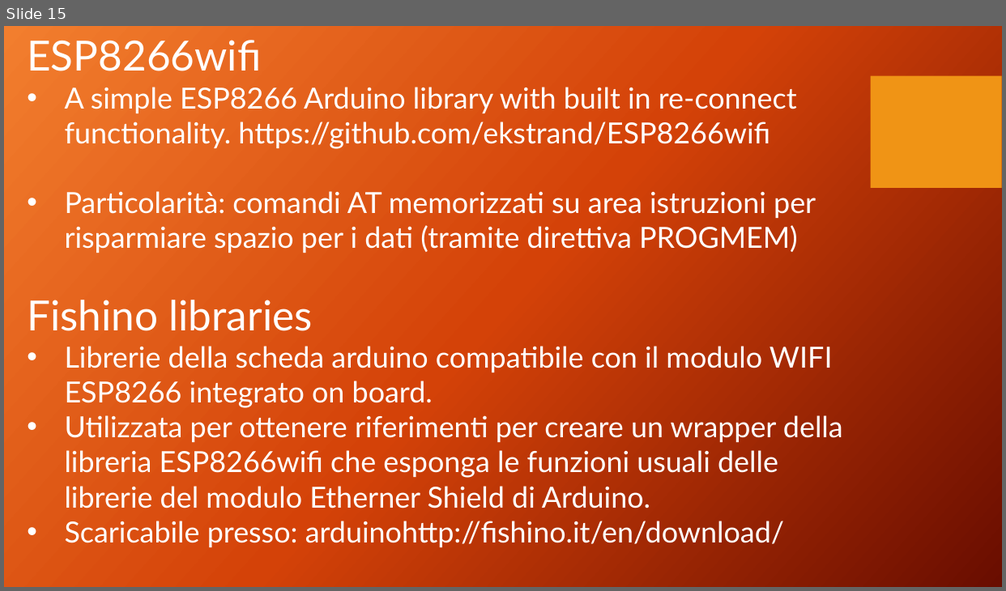
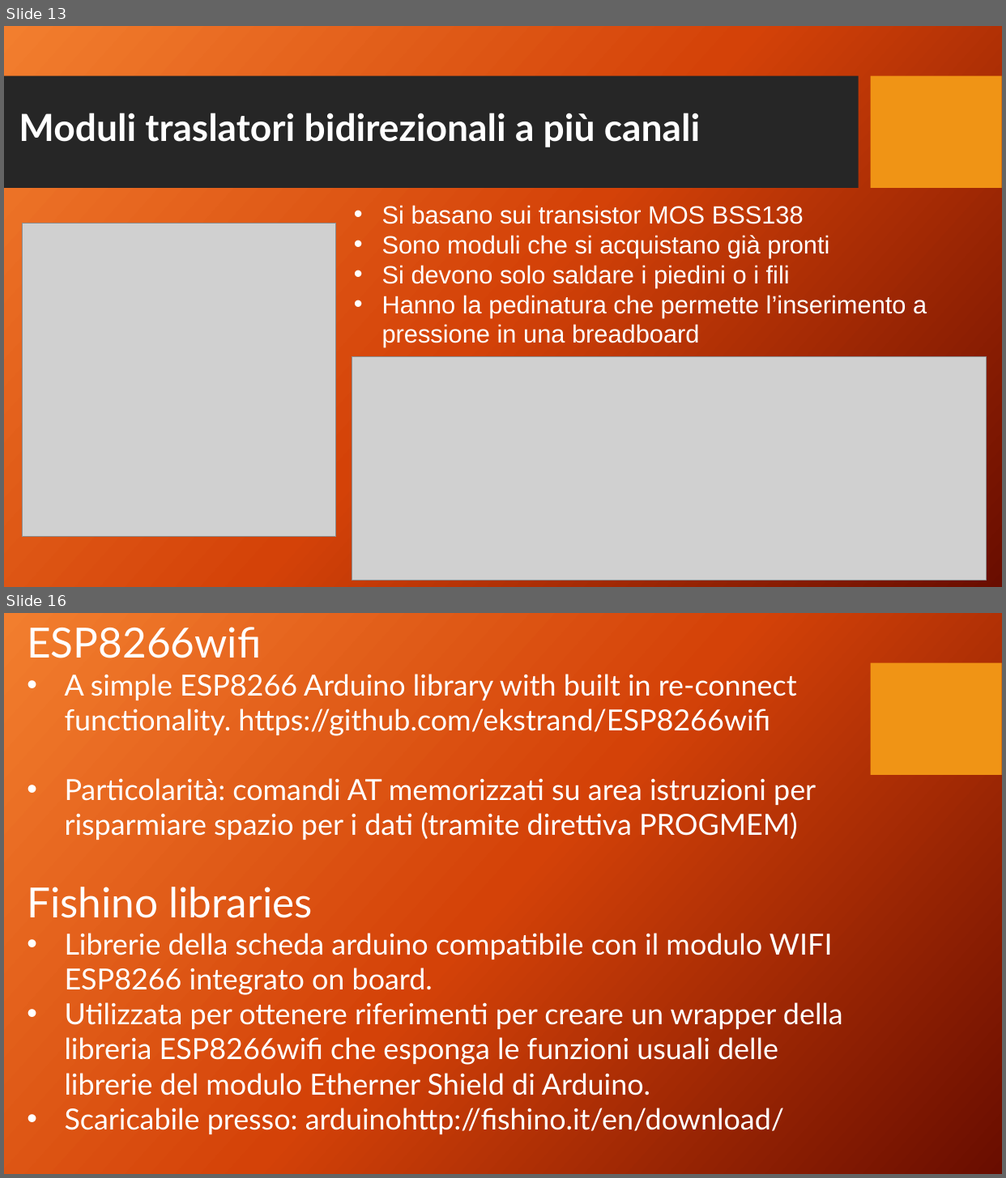
Before and after one commit to sebastianomelita/seismolab, a slide deck: files/seismoclouddevice-arduino-master/PROGGETTO SAPIENZA .pptx. Shown one above the other, each under a label of ours: slide 15 before the commit, slides 13 and 16 after it; the slides between them are not shown. The pictures are 1006x591 and 1006x1178 pixels, drawn with LibreOffice and Linux fonts; fonts in the diff are those of the drawing; grey boxes stand for pictures; background and template pictures are left out. Boxes give left, top, right and bottom in pixels: in the first picture for what was removed or moved away, otherwise in the second. Text is boxed around its words. In the diff, an @@ line names an element or a change of style, - is before the commit and + after.

```diff
--- a/files/seismoclouddevice-arduino-master/PROGGETTO SAPIENZA .pptx
+++ b/files/seismoclouddevice-arduino-master/PROGGETTO SAPIENZA .pptx
@@ slide 13 added at (4, 26, 1002, 587), background picture (left out); not listed: 1 template element that a slide beside it also shows @@
@@ rectangle added at (4, 76, 859, 189), fill #262626 @@
@@ title added at (19, 113, 700, 148), 36 pt, text #FFFFFF, bold @@
+Moduli traslatori bidirezionali a più canali
@@ text added at (382, 205, 927, 348), 24 pt, text #FFFFFF @@
+• Si basano sui transistor MOS BSS138
+• Sono moduli che si acquistano già pronti
+• Si devono solo saldare i piedini o i fili
+• Hanno la pedinatura che permette l’inserimento a pressione in una breadboard
@@ picture added at (22, 223, 336, 537) @@
@@ picture added at (352, 357, 987, 580) @@
@@ what was slide 15 is now slide 16 @@
```
Also in this commit, not shown: 8 slides changed, 7 other files.
